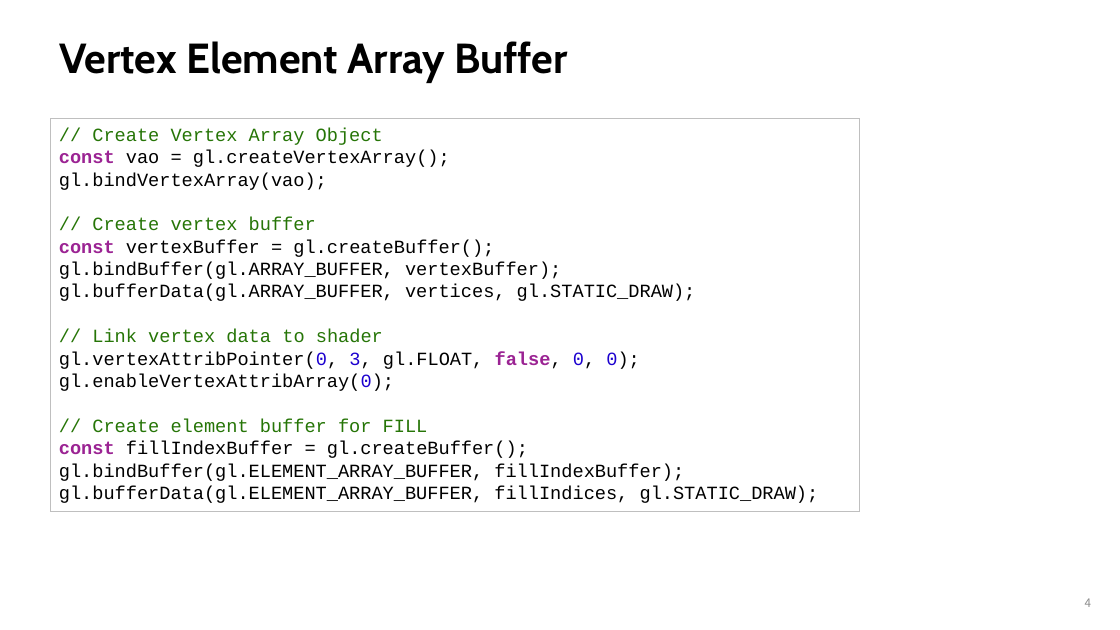
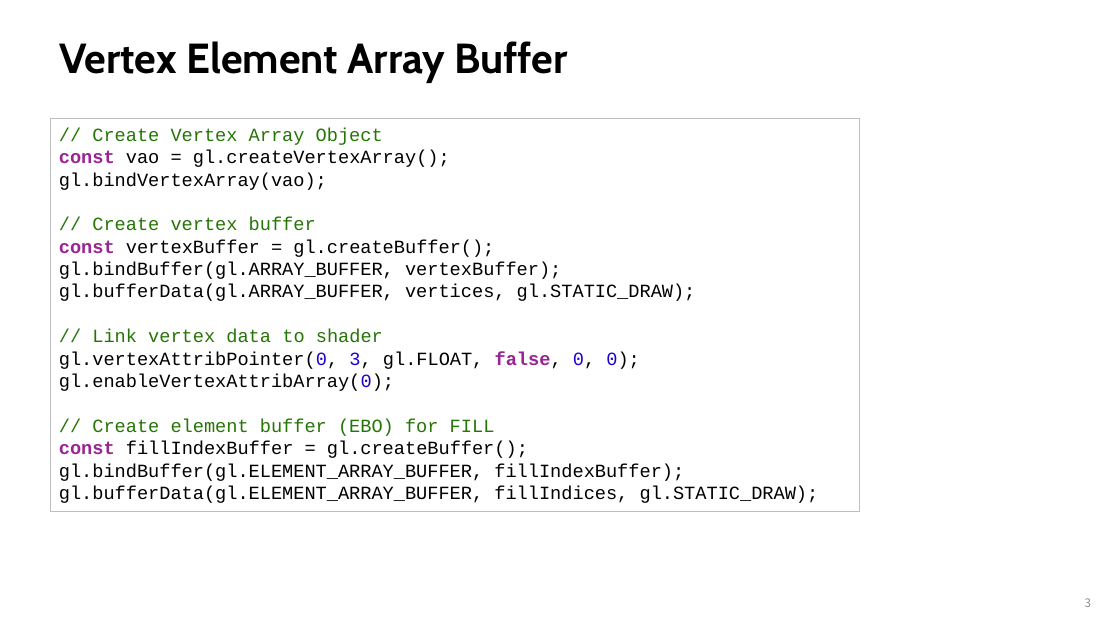
Before and after one commit to nieRmocha/-WebGLDist, a slide deck: slide 3 of Notes/02_2_IndexedTriangle.pptx (slide 4 before the commit). Drawn at 1120x630 pixels with LibreOffice and Linux fonts; fonts in the diff are those of the drawing. Boxes give left, top, right and bottom in pixels: in the first picture for what was removed or moved away, otherwise in the second. Text is boxed around its words. In the diff, an @@ line names an element or a change of style, - is before the commit and + after.

```diff
--- a/Notes/02_2_IndexedTriangle.pptx
+++ b/Notes/02_2_IndexedTriangle.pptx
@@ text in rectangle at <box>92,419,495,436</box>: text changed @@
-// Create element buffer for FILL
+// Create element buffer (EBO) for FILL
@@ page number at <box>1085,598,1091,607</box>: text changed @@
-4
+3
```
Also in this commit, not shown: 1 other slide changed, 1 slide removed, 3 other files.
